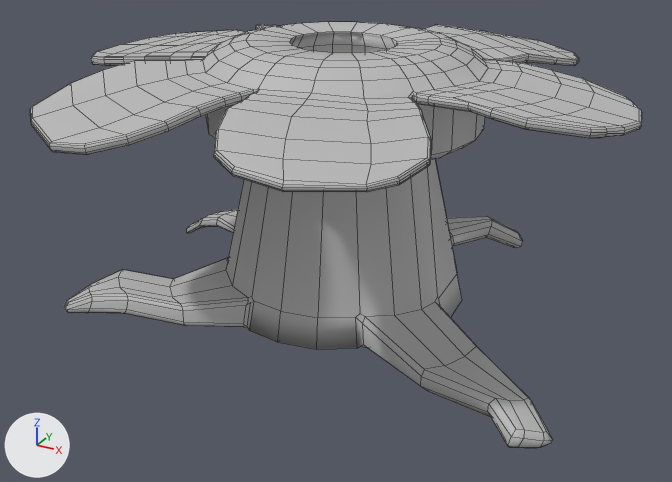
Renders of the FBX model Assets/_Game/Visuals/Environment Art/Static Meshes/SM_LargeJunglePlant.fbx from each side of a commit.
The view is the same before and after, from a 50 mm lens placed at (8.12, -21.66, 8.63), pointed at (0.04, -6.98, 1.3). The axes (+X, +Y, +Z) are drawn at lower left. The lights are the same throughout. Mesh edges are drawn as thin lines. Where no turn or scale is listed for an object, it has been applied to the vertices.

Names of what the first picture shows: 'Branchroot', 'FlowerPod'.
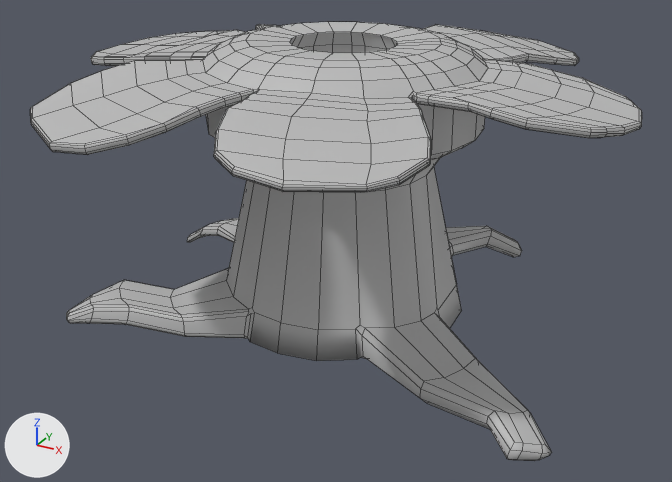
Edits to the bpy script that builds the scene:
```text
Add mat_innerflower:
    mat_innerflower = principled_material('InnerFlower')
    mat_innerflower.base_color = (0.5, 0.5, 0.5)  # grey #bcbcbc
Change me_mesh_001:
    used by ob_flowerpod; location = (-0.04, -6.54, 4.13)
    remove me_mesh_001.from_pydata(...)  # 1080 vertices, 1036 faces; spans x -5.48..5.48, y -5.28..5.28, z -1.02..1.02
    add me_mesh_001.from_pydata(...)  # 1068 vertices, 1022 faces; spans x -5.48..5.48, y -5.28..5.28, z -1.02..1.02
    me_mesh_001 part 1
    13 vertices are removed from x -4.06..-0.73, y -4.29..-1.4, z 0.28..0.54
    34 faces are deleted
    4 vertices in x -0.76..-0.73, y -4.29..-4.27, z 0.3..0.44 move by (0.0, -0.05, 0.0)
    3 vertices in x -3.67..-3.62, y -2.42..-2.39, z 0.37..0.49 move by (-0.02, -0.04, -0.01)
    14 vertices move from x -4.29..-0.22, y -4.29..1.54, z 0.23..0.6 to x -4.14..-0.21, y -4.33..1.54, z 0.23..0.6
    1 vertex is added at (-3.91, -1.4, 0.54)
    20 new faces join them, mat_lambert1 (grey #bcbcbc)
    add me_mesh_001.materials.append(mat_innerflower)  # grey #bcbcbc
Change ob_branchroot:
    ob_branchroot.location: (0.02, -5.83, 2.01) -> (0.02, -5.83, 1.77)
```

Changed parts and their boxes [x1, y1, x2, y2] in the pictures (672 x 482 px):
'Branchroot', moved
    before: [65, 159, 553, 448]
    after: [66, 158, 551, 461]
part 1 of me_mesh_001, cut back
    both: [71, 30, 260, 145]
